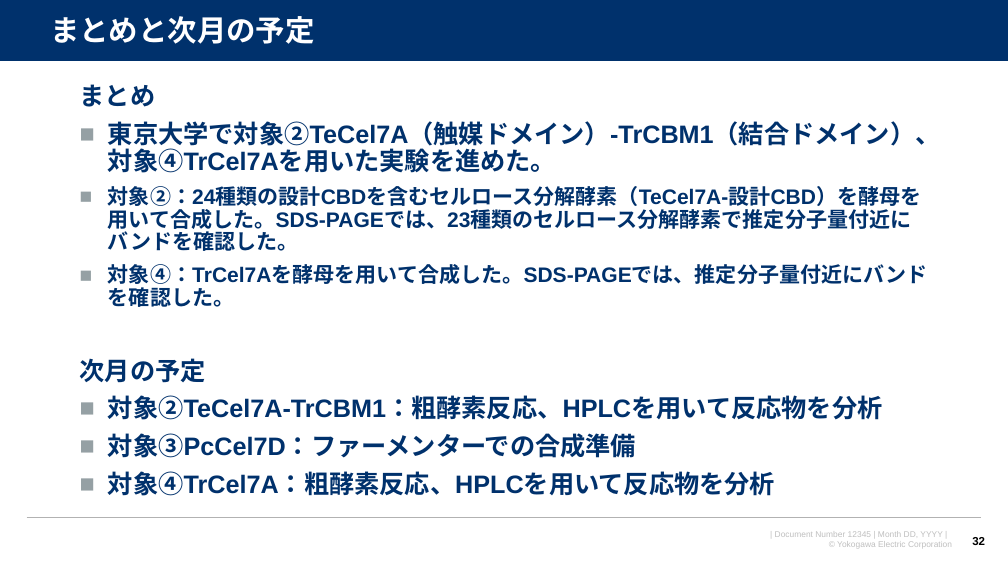
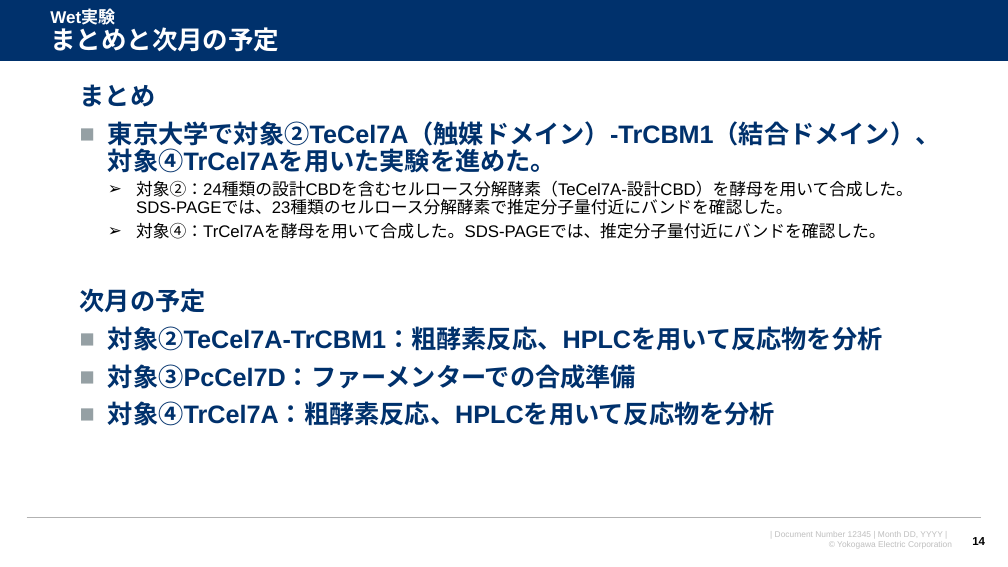
Before and after one commit to watarukumagai-git/denovo, a slide deck: slide 14 of survey_doc/2022年12月度月報_人工酵素設計.pptx (slide 32 before the commit). Drawn at 1008x567 pixels with LibreOffice and Linux fonts; fonts in the diff are those of the drawing; background and template pictures are left out. Boxes give left, top, right and bottom in pixels: in the first picture for what was removed or moved away, otherwise in the second. Text is boxed around its words. In the diff, an @@ line names an element or a change of style, - is before the commit and + after.

```diff
--- a/survey_doc/2022年12月度月報_人工酵素設計.pptx
+++ b/survey_doc/2022年12月度月報_人工酵素設計.pptx
@@ title at box(50, 9, 279, 52): text changed; size 28 to 24.3 pt @@
-まとめと次月の予定
+Wet実験
+まとめと次月の予定
@@ text at box(136, 180, 913, 239): size 20 to 16 pt, text colour #00316C to #000000, bold off in "対象②：24種類の設計CBDを含むセルロース分解酵素（TeCel7A-設計CBD）を酵母を用いて合成した。SDS-PAG ...", "対象④：TrCel7Aを酵母を用いて合成した。SDS-PAGEでは、推定分子量付近にバンドを確認した。"; bullet ■ to ➢; list level 1 to 2 in "対象②：24種類の設計CBDを含むセルロース分解酵素（TeCel7A-設計CBD）を酵母を用いて合成した。SDS-PAG ..."; list level 1 to 2 in "対象④：TrCel7Aを酵母を用いて合成した。SDS-PAGEでは、推定分子量付近にバンドを確認した。" @@
@@ page number at box(972, 537, 985, 545): text changed @@
-32
+14
```
Also in this commit, not shown: 16 other slides changed, 13 slides removed.
